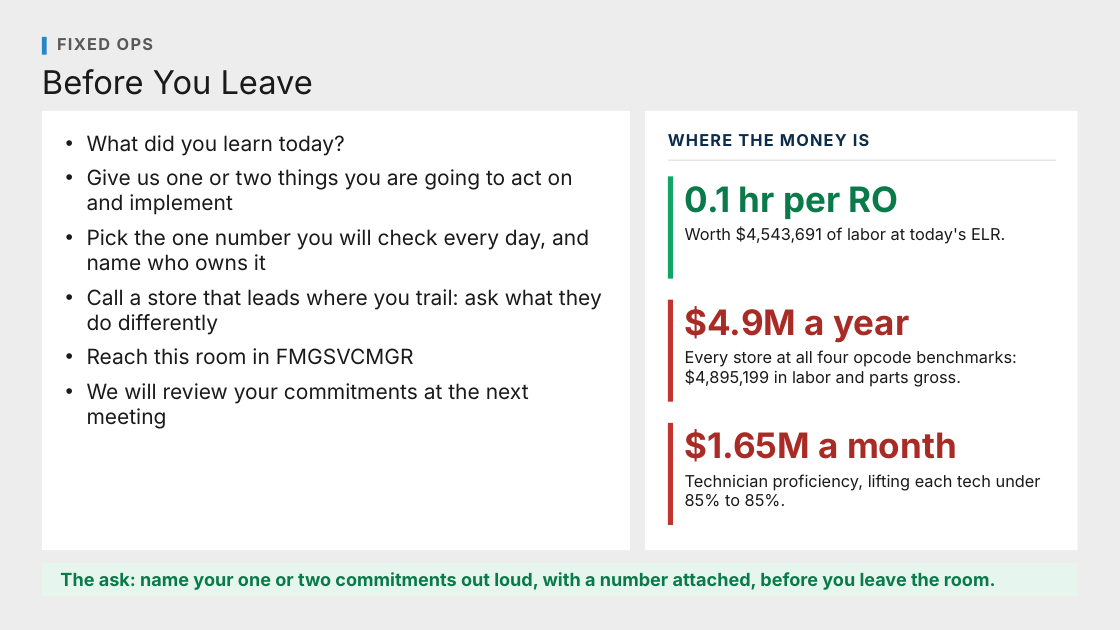
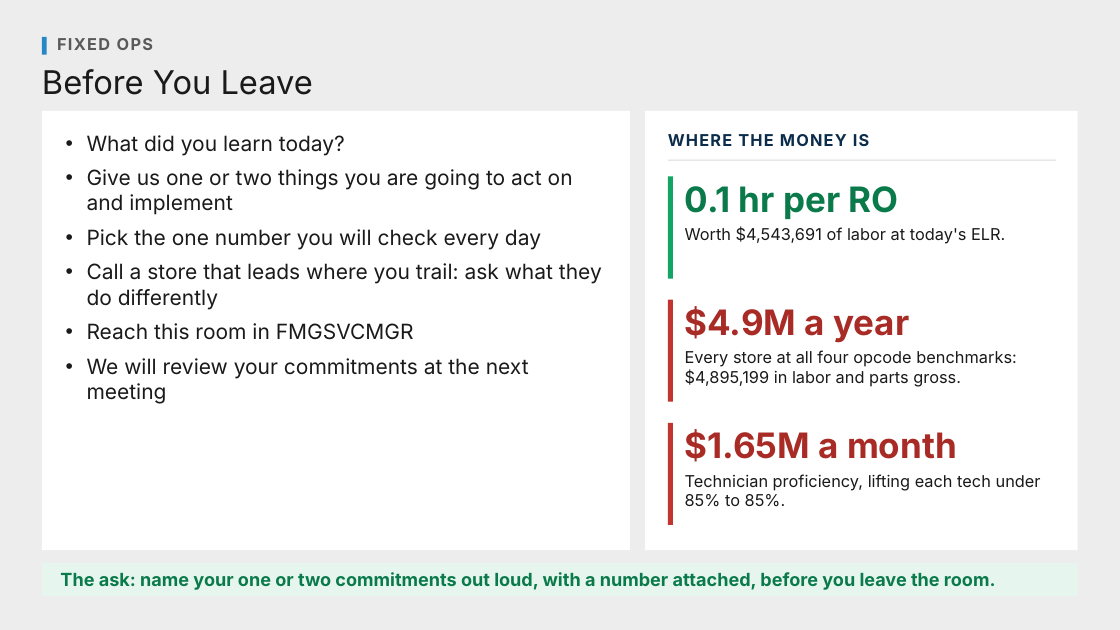
Before and after one commit to Ndresner/Noah, a slide deck: slide 14 of day2-deck/decks/Talking Points - Day 2.pptx. Drawn at 1120x630 pixels with LibreOffice and Linux fonts; fonts in the diff are those of the drawing. Boxes give left, top, right and bottom in pixels: in the first picture for what was removed or moved away, otherwise in the second. Text is boxed around its words. In the diff, an @@ line names an element or a change of style, - is before the commit and + after.

```diff
--- a/day2-deck/decks/Talking Points - Day 2.pptx
+++ b/day2-deck/decks/Talking Points - Day 2.pptx
@@ text at box(87, 229, 541, 250): text changed @@
-• Pick the one number you will check every day, and name who owns it
+• Pick the one number you will check every day
```
Also in this commit, not shown: 9 other files.
